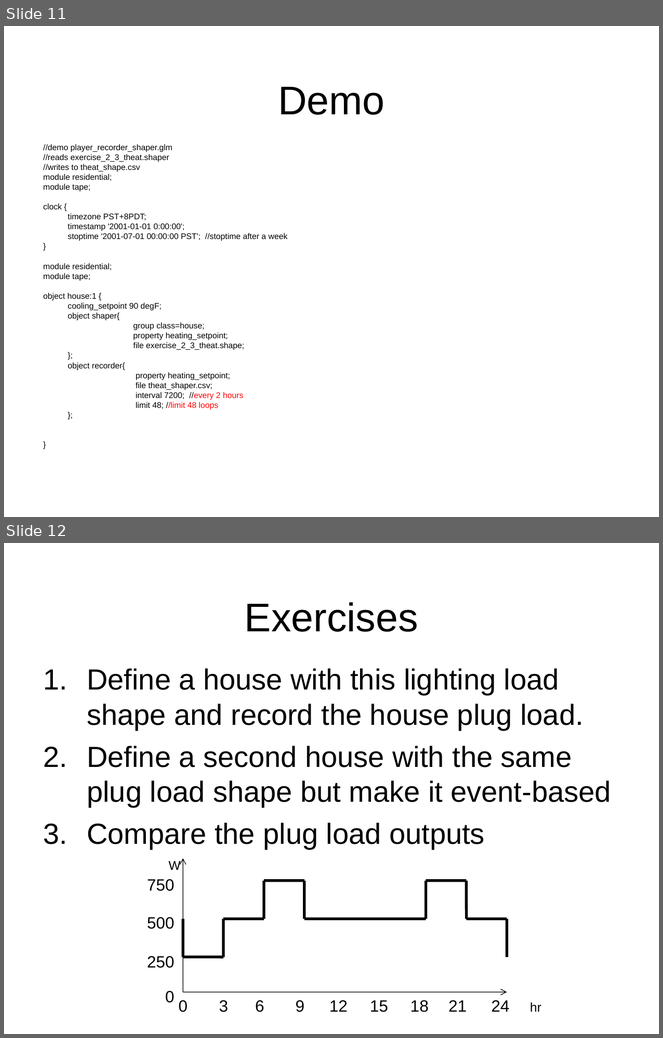
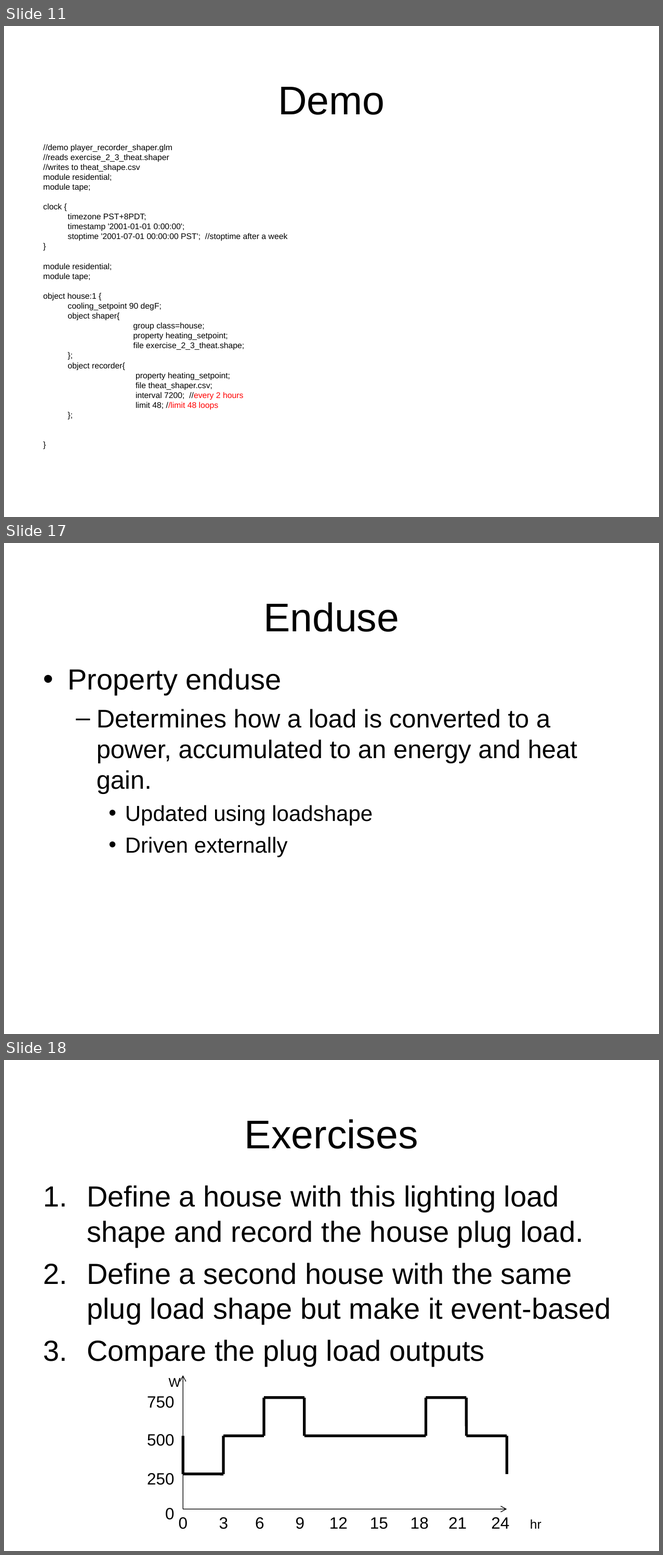
Before and after one commit to gridlab-d/course, a slide deck: 2.3 - Shapers.pps. Shown one above the other, each under a label of ours: slides 11 and 12 before the commit, slides 11, 17 and 18 after it; the slides between them are not shown. The pictures are 663x1038 and 663x1555 pixels, drawn with LibreOffice and Linux fonts; fonts in the diff are those of the drawing; background and template pictures are left out. Boxes give left, top, right and bottom in pixels: in the first picture for what was removed or moved away, otherwise in the second. Text is boxed around its words. In the diff, an @@ line names an element or a change of style, - is before the commit and + after.

Commit message:
Chitra - added loadshapes and enduse

```diff
--- a/2.3 - Shapers.pps
+++ b/2.3 - Shapers.pps
@@ slide 17 added at (4, 543, 659, 1034), background picture (left out) @@
@@ title added at (263, 602, 399, 632), 44 pt, text #000000 @@
+Enduse
@@ text added at (68, 668, 578, 857), 28 pt, text #000000 @@
+• Property enduse
+  – Determines how a load is converted to a power, accumulated to an energy and heat gain.
+    • Updated using loadshape
+    • Driven externally
@@ what was slide 12 is now slide 18 @@
```
Also in this commit, not shown: 1 slide changed, 5 other slides added.
